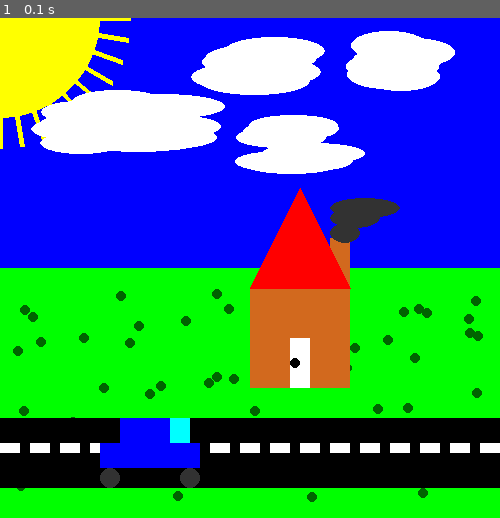
Above: before the commit, frame 1.
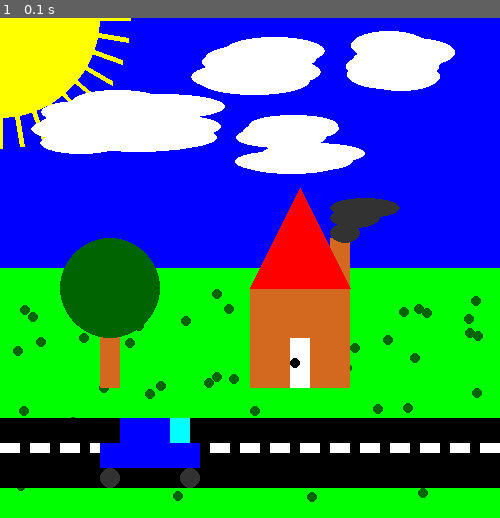
Above: after the commit, the same moment.

Repository: edward70/2021Computing
Game: pygame game, started from housescene.py
Two runs of this game, one before a commit and one after it. Both use one fixed random seed, a clock stepped at 60 frames per second and the inputs below.
Inputs:
- Up to frame 1 (0.1 s): no input

The runs differ from the first frame. In frame 1, 3.5% of the frame differs, in the area x 12-32%, y 44-74%.

Commit message:
add tree

Diff:
--- a/housescene.py
+++ b/housescene.py
@@ -39,6 +39,9 @@
 pygame.draw.rect(screen, WHITE, [290,320,20,50]) # door
 pygame.draw.circle(screen, BLACK, [295,345],5) # door knob
 pygame.draw.rect(screen, BLACK, [0,400,500,70]) # road
+pygame.draw.rect(screen, BROWN, [100,270,20,100]) # tree
+pygame.draw.circle(screen, DARK_GREEN, [110,270], 50) # leaves
+
 
 for i in range(17):
     pygame.draw.rect(screen, WHITE, [i*30,425,20,10]) # road lines
Not shown, added: .gitignore
